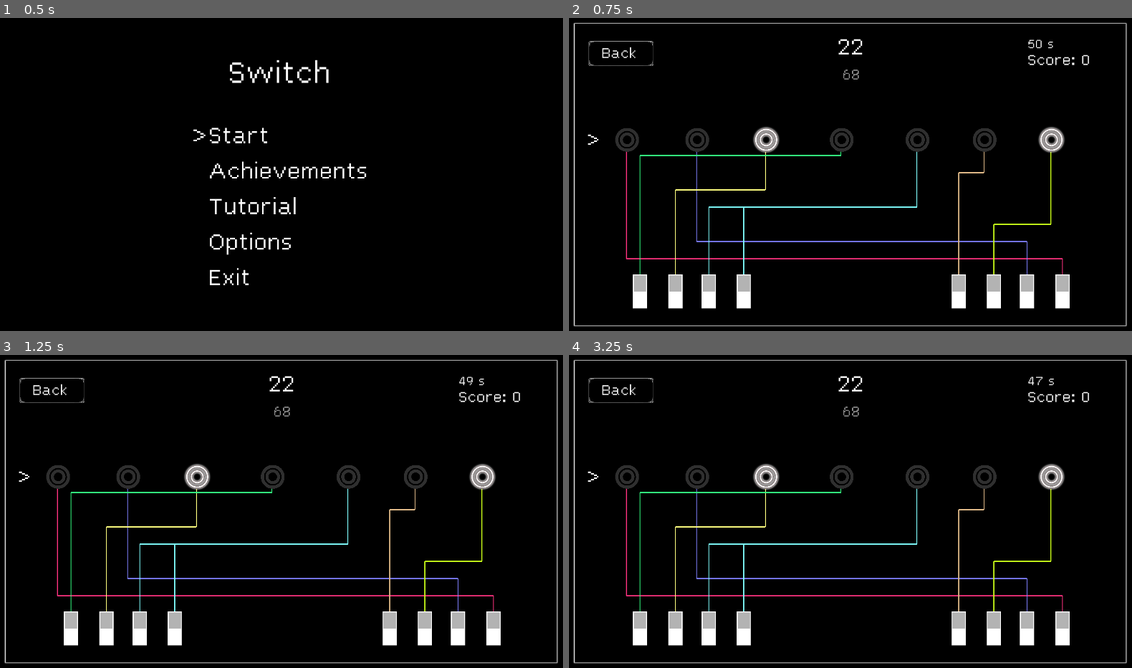
Above: before the commit, frames 1-4 (two rows, left to right).
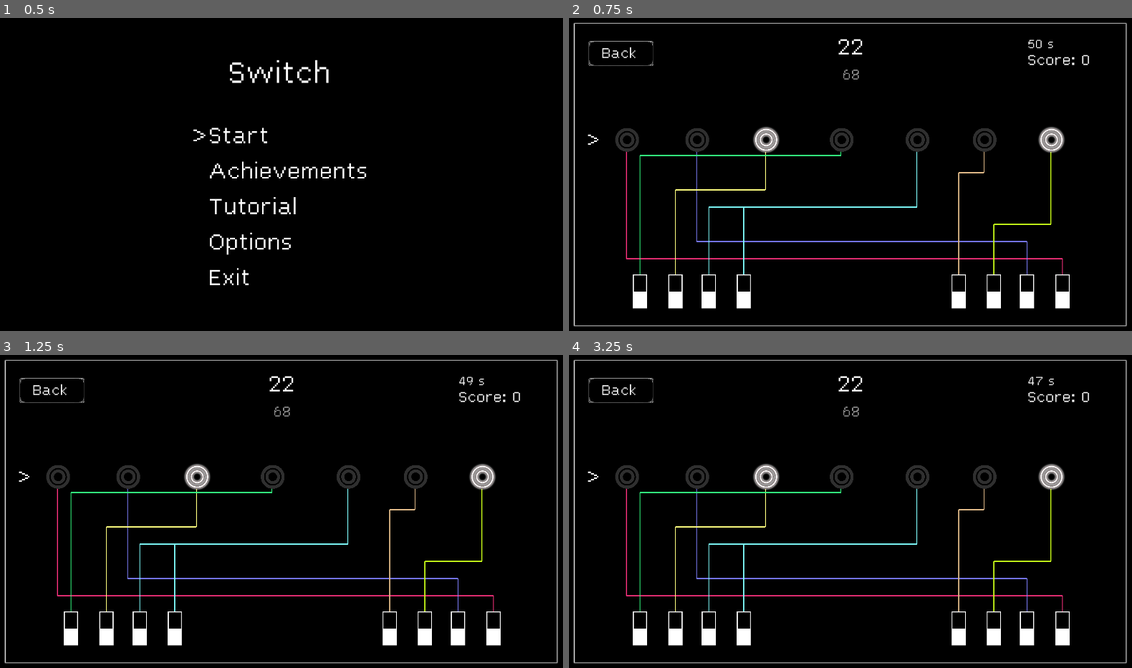
Above: after the commit, the same moments.

Repository: DragonCat4012/Switch
Game: Godot game, scene res://Scenes/menu.tscn
The game is run twice, just before and just after one commit, with the same random seed, the same clock (stepped at 60 frames per second) and the same inputs.
Inputs (mouse positions are in pixels of both pictures, inside the frame that each line leads up to):
- Up to frame 1 (0.5 s): no input
- Up to frame 2 (0.75 s): tap Enter (ui_accept) at 0.5 s; move the mouse to (979, 158) at 0.52 s; hold Right (ui_right) from 0.53 s (still down); click (979, 158) at 0.67 s
- Up to frame 3 (1.25 s): keep holding Right (ui_right); tap Enter (ui_accept) at 0.77 s
- Up to frame 4 (3.25 s): tap Enter (ui_accept) at 1.25, 1.52, 2, 2.75, 3.02 s; move the mouse to (737, 527) at 1.27 s; release Right (ui_right) at 1.28 s; hold Down (ui_down) 1.28-2.03 s; click (737, 527) at 1.42 s; move the mouse to (906, 439) at 2.02 s; hold Right (ui_right) 2.03-2.78 s; click (906, 439) at 2.17 s; move the mouse to (822, 574) at 2.77 s; hold Up (ui_up) from 2.78 s (still down); click (822, 574) at 2.92 s

Frame 1 is identical in both runs. In frame 2, 1.0% of the frame differs, in the area x 11-89%, y 82-88%; in frame 3, 1.0%; in frame 4, 1.0%.

Commit message:
update Textures

Diff:
--- a/Scenes/Multiplayer/KoopMultiplayerScene.tscn
+++ b/Scenes/Multiplayer/KoopMultiplayerScene.tscn
@@ -26,6 +26,8 @@
 expand_mode = 4
 flip_h = true
 script = ExtResource("5_ru3r5")
+metadata/isDark = true
+metadata/ID = 1
 
 [node name="Switch_2" type="TextureRect" parent="."]
 offset_left = 407.0
@@ -37,6 +39,8 @@
 expand_mode = 4
 flip_h = true
 script = ExtResource("5_ru3r5")
+metadata/isDark = true
+metadata/ID = 2
 
 [node name="Switch_3" type="TextureRect" parent="."]
 offset_left = 407.0
@@ -48,6 +52,8 @@
 expand_mode = 4
 flip_h = true
 script = ExtResource("5_ru3r5")
+metadata/isDark = true
+metadata/ID = 3
 
 [node name="Switch_4" type="TextureRect" parent="."]
 offset_left = 407.0
@@ -59,6 +65,8 @@
 expand_mode = 4
 flip_h = true
 script = ExtResource("5_ru3r5")
+metadata/isDark = true
+metadata/ID = 4
 
 [node name="Switch_5" type="TextureRect" parent="."]
 offset_left = 1671.0
@@ -70,6 +78,8 @@
 expand_mode = 4
 flip_h = true
 script = ExtResource("5_ru3r5")
+metadata/isDark = false
+metadata/ID = 5
 
 [node name="Switch_6" type="TextureRect" parent="."]
 offset_left = 1671.0
@@ -81,6 +91,8 @@
 expand_mode = 4
 flip_h = true
 script = ExtResource("5_ru3r5")
+metadata/isDark = false
+metadata/ID = 6
 
 [node name="Switch_7" type="TextureRect" parent="."]
 offset_left = 1671.0
@@ -92,6 +104,8 @@
 expand_mode = 4
 flip_h = true
 script = ExtResource("5_ru3r5")
+metadata/isDark = false
+metadata/ID = 7
 
 [node name="Switch_8" type="TextureRect" parent="."]
 offset_left = 1671.0
@@ -103,6 +117,8 @@
 expand_mode = 4
 flip_h = true
 script = ExtResource("5_ru3r5")
+metadata/isDark = false
+metadata/ID = 8
 
 [node name="Lamps" type="VBoxContainer" parent="."]
 offset_left = 893.0
--- a/Scenes/game.tscn
+++ b/Scenes/game.tscn
@@ -78,6 +78,7 @@
 texture = ExtResource("6_1cxes")
 script = ExtResource("3_gwxeo")
 metadata/id = 1
+metadata/isDark = false
 
 [node name="Switch 2" type="Sprite2D" parent="MarginContainer"]
 position = Vector2(371, 933)
@@ -85,6 +86,7 @@
 texture = ExtResource("6_1cxes")
 script = ExtResource("3_gwxeo")
 metadata/id = 2
+metadata/isDark = false
 
 [node name="Switch 3" type="Sprite2D" parent="MarginContainer"]
 position = Vector2(483, 933.26)
@@ -92,6 +94,7 @@
 texture = ExtResource("6_1cxes")
 script = ExtResource("3_gwxeo")
 metadata/id = 3
+metadata/isDark = false
 
 [node name="Switch 4" type="Sprite2D" parent="MarginContainer"]
 position = Vector2(600, 933.26)
@@ -99,6 +102,7 @@
 texture = ExtResource("6_1cxes")
 script = ExtResource("3_gwxeo")
 metadata/id = 4
+metadata/isDark = false
 
 [node name="Switch 5" type="Sprite2D" parent="MarginContainer"]
 position = Vector2(1320, 933.26)
@@ -106,6 +110,7 @@
 texture = ExtResource("6_1cxes")
 script = ExtResource("3_gwxeo")
 metadata/id = 5
+metadata/isDark = false
 
 [node name="Switch 6" type="Sprite2D" parent="MarginContainer"]
 position = Vector2(1438, 933.26)
@@ -113,6 +118,7 @@
 texture = ExtResource("6_1cxes")
 script = ExtResource("3_gwxeo")
 metadata/id = 6
+metadata/isDark = false
 
 [node name="Switch 7" type="Sprite2D" parent="MarginContainer"]
 position = Vector2(1549, 933.26)
@@ -120,6 +126,7 @@
 texture = ExtResource("6_1cxes")
 script = ExtResource("3_gwxeo")
 metadata/id = 7
+metadata/isDark = false
 
 [node name="Switch 8" type="Sprite2D" parent="MarginContainer"]
 position = Vector2(1668, 933.26)
@@ -127,6 +134,7 @@
 texture = ExtResource("6_1cxes")
 script = ExtResource("3_gwxeo")
 metadata/id = 8
+metadata/isDark = false
 
 [node name="Lamp 1" type="Sprite2D" parent="MarginContainer"]
 position = Vector2(207, 425)
--- a/Sprites/Switch/Switch.gd
+++ b/Sprites/Switch/Switch.gd
@@ -18,12 +18,12 @@
 			updateSprite()
 
 func updateSprite():
-	var type = self.get_meta("isDark")
+	var isDark = self.get_meta("isDark")
 	toggleStatus(isOn)
 	if isOn:
-		texture = white_on_texture
+		texture = black_on_texture if isDark else white_on_texture
 	else:
-		texture = white_off_texture
+		texture = black_off_texture if isDark else white_off_texture
 
 func toggleStatus(_isOn):
 	if get_tree().current_scene.has_method("switch_activated"):
--- a/Sprites/Switch/black_off.svg
+++ b/Sprites/Switch/black_off.svg
@@ -26,7 +26,7 @@
      inkscape:deskcolor="#505050"
      showgrid="false"
      inkscape:zoom="0.84214544"
-     inkscape:cx="116.36945"
+     inkscape:cx="-1.1874433"
      inkscape:cy="594.90912"
      inkscape:window-width="2560"
      inkscape:window-height="1377"
@@ -65,10 +65,10 @@
      inkscape:groupmode="layer"
      id="g1068"
      inkscape:label="light2"
-     style="display:inline;fill:#b3b3b3;stroke:none"
+     style="display:inline;fill:#ffffff;stroke:none"
      transform="translate(0,-554.53604)">
     <rect
-       style="fill:#b3b3b3;stroke:none;stroke-width:6.32693"
+       style="fill:#ffffff;stroke:none;stroke-width:6.32693"
        id="rect1066"
        width="432.22937"
        height="560.47327"
--- a/Sprites/Switch/white_off.svg
+++ b/Sprites/Switch/white_off.svg
@@ -26,14 +26,14 @@
      inkscape:deskcolor="#505050"
      showgrid="false"
      inkscape:zoom="0.84214544"
-     inkscape:cx="116.36945"
-     inkscape:cy="594.90912"
-     inkscape:window-width="2560"
-     inkscape:window-height="1377"
-     inkscape:window-x="1912"
+     inkscape:cx="-1.1874433"
+     inkscape:cy="119.93178"
+     inkscape:window-width="1920"
+     inkscape:window-height="1017"
+     inkscape:window-x="-8"
      inkscape:window-y="-8"
      inkscape:window-maximized="1"
-     inkscape:current-layer="layer2" />
+     inkscape:current-layer="g1068" />
   <g
      inkscape:groupmode="layer"
      id="layer2"
@@ -68,7 +68,7 @@
      style="display:inline;fill:#b3b3b3;stroke:none"
      transform="translate(0,-554.53604)">
     <rect
-       style="fill:#b3b3b3;stroke:none;stroke-width:6.32693"
+       style="fill:#000000;stroke:none;stroke-width:6.32693"
        id="rect1066"
        width="432.22937"
        height="560.47327"
